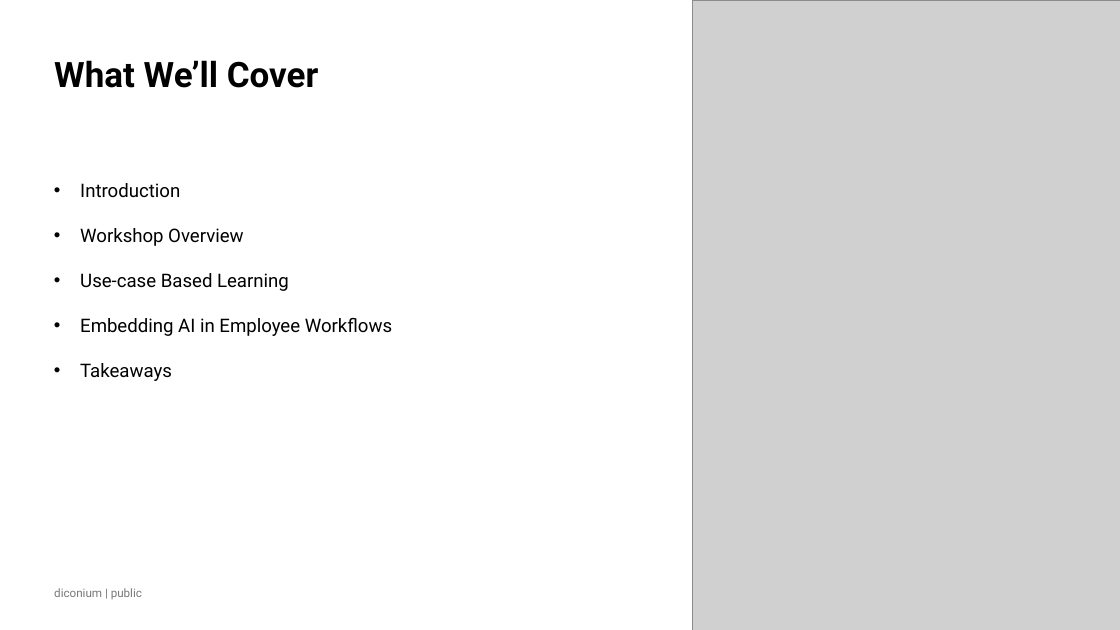
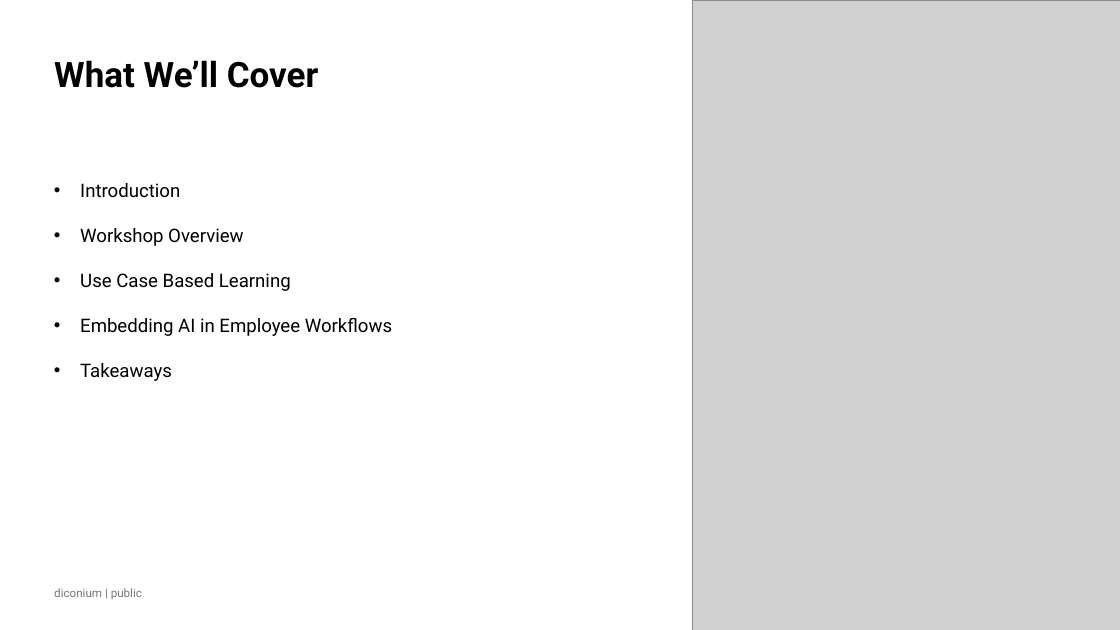
Before and after one commit to NeilSinclair/prompt_workshop, a slide deck: slide 2 of slides/AI Teach In STIHL v1.2.pptx. Drawn at 1120x630 pixels with LibreOffice and Linux fonts; fonts in the diff are those of the drawing; grey boxes stand for pictures; background and template pictures are left out. Boxes give left, top, right and bottom in pixels: in the first picture for what was removed or moved away, otherwise in the second. Text is boxed around its words. In the diff, an @@ line names an element or a change of style, - is before the commit and + after.

```diff
--- a/slides/AI Teach In STIHL v1.2.pptx
+++ b/slides/AI Teach In STIHL v1.2.pptx
@@ text at <box>80,273,291,291</box>: text changed @@
-• Use-case Based Learning
+• Use Case Based Learning
```
Also in this commit, not shown: 4 other slides changed, 2 slides added, 4 other files.
